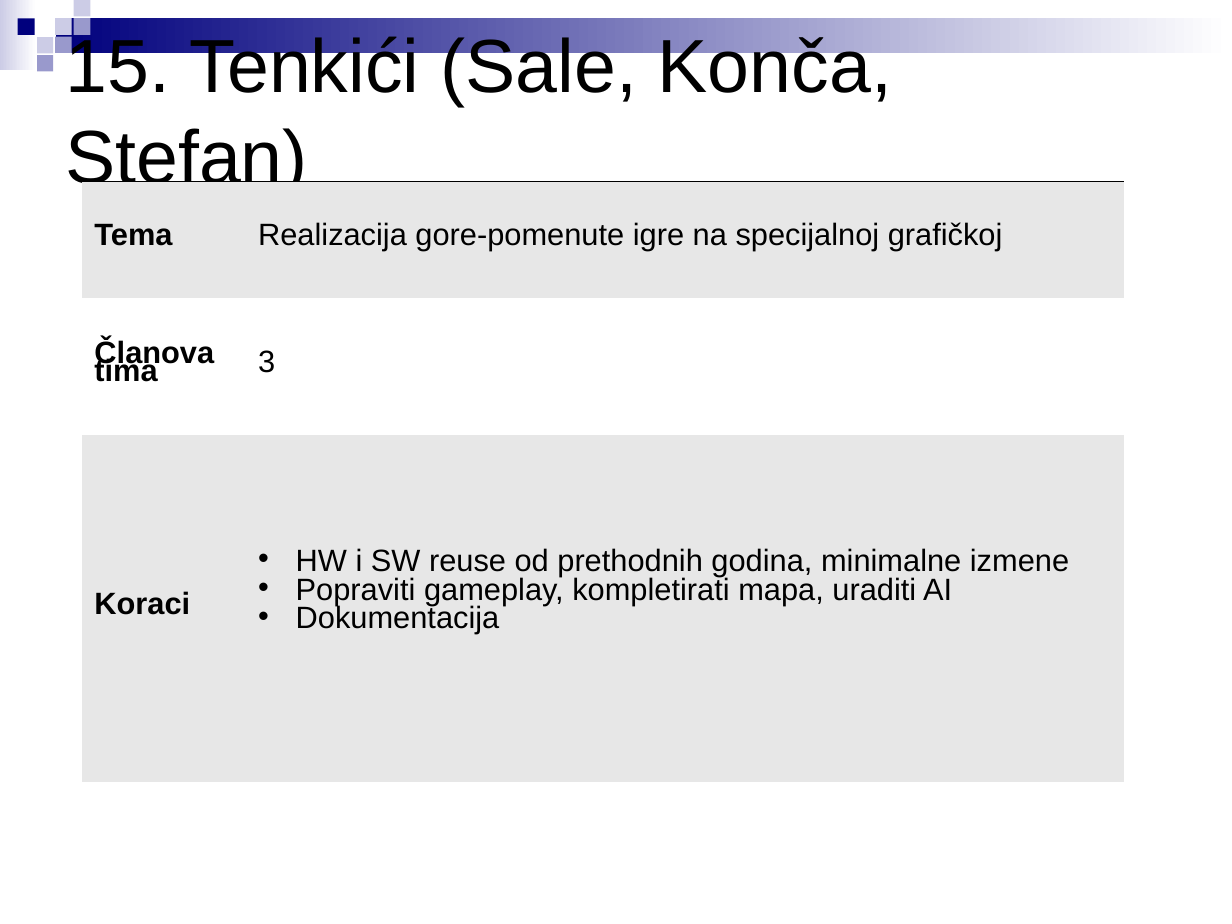
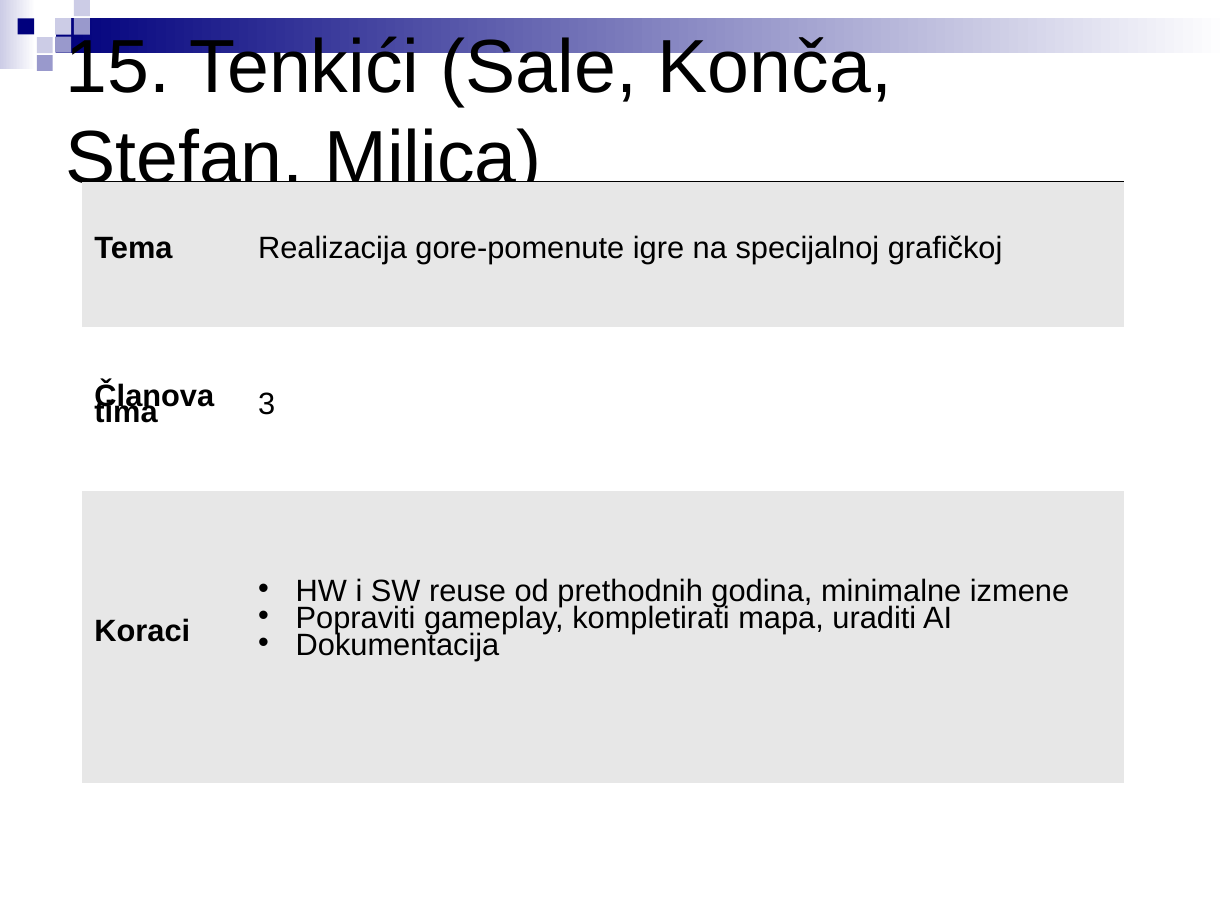
Before and after one commit to stefankoncarevic/projects_2018, a slide deck: slide 17 of LPRS2_projekti.ppt. Drawn at 1232x924 pixels with LibreOffice and Linux fonts; fonts in the diff are those of the drawing. Boxes give left, top, right and bottom in pixels: in the first picture for what was removed or moved away, otherwise in the second. Text is boxed around its words. In the diff, an @@ line names an element or a change of style, - is before the commit and + after.

```diff
--- a/LPRS2_projekti.ppt
+++ b/LPRS2_projekti.ppt
@@ text at box(65, 33, 892, 183): text changed @@
-15. Tenkići (Sale, Konča, Stefan)
+15. Tenkići (Sale, Konča, Stefan, Milica)
@@ table at box(83, 181, 1125, 784) @@
@@ line spacing 0.54 to 0.48 @@
```
Also in this commit, not shown: 22 other slides changed, 1 slide added, 1 other file.
